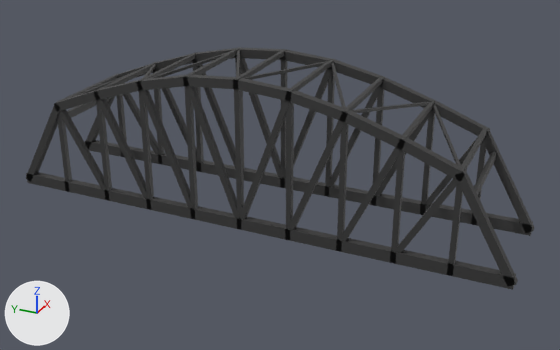
The FBX model unity/Assets/Models/Paths/p413/3/span.fbx, before and after one commit.
The view is the same before and after, from a 50 mm camera at (-50.2, -24.0, 27.7) aimed at (-0.4, -1.6, 2.8). The lights are fixed; the arrows at lower left show +X, +Y and +Z. The first picture is the older version. Where no turn or scale is listed for an object, it has been applied to the vertices.

Names of what the first picture shows: 'span.002'.
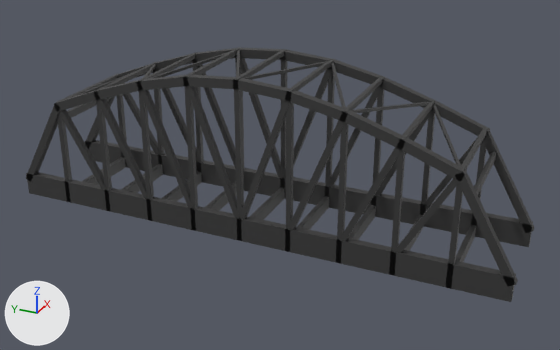
What differs and where, as boxes [x1, y1, x2, y2] in the pictures (560 x 350 px; the box of a moved part takes in the faces that stretch with it):
'span.002', reshaped: before [26, 47, 534, 290]; after [26, 47, 534, 302]
part 1 of me_p413_3_span, added: after [456, 224, 476, 262]
part 2 of me_p413_3_span, added: after [404, 215, 424, 251]
part 3 of me_p413_3_span, added: after [348, 205, 376, 240]
part 4 of me_p413_3_span, added: after [297, 196, 329, 230]
part 5 of me_p413_3_span, added: after [250, 188, 285, 220]
part 6 of me_p413_3_span, added: after [205, 181, 237, 210]
part 7 of me_p413_3_span, added: after [162, 172, 202, 202]
part 8 of me_p413_3_span, added: after [121, 164, 163, 193]
part 9 of me_p413_3_span, added: after [82, 157, 126, 185]
part 10 of me_p413_3_span, moved or reshaped: before [26, 173, 516, 290]; after [26, 173, 516, 302]
part 11 of me_p413_3_span, moved or reshaped: before [85, 141, 533, 236]; after [85, 141, 533, 247]

Edits to the bpy script that builds the scene:
```text
Change me_p413_3_span:
    used by ob_span_002; location = (0.0, 0.0, 0.0)
    remove me_p413_3_span.from_pydata(...)  # 744 vertices, 558 faces; spans x -4.3..4.3, y -20.4..20.4, z -0.4..11.4
    add me_p413_3_span.from_pydata(...)  # 816 vertices, 612 faces; spans x -4.3..4.3, y -20.4..20.4, z -1.4..11.4
    me_p413_3_span part 1: a new loose piece, a box spanning x -4.2..4.2, y -16.2..-15.8, z -1.4..-0.42, in mat_path_paint (dark grey #4f4f4f)
    me_p413_3_span part 2: a new loose piece, a box spanning x -4.2..4.2, y -12.2..-11.8, z -1.4..-0.42, in mat_path_paint (dark grey #4f4f4f)
    me_p413_3_span part 3: a new loose piece, a box spanning x -4.2..4.2, y -8.2..-7.8, z -1.4..-0.42, in mat_path_paint (dark grey #4f4f4f)
    me_p413_3_span part 4: a new loose piece, a box spanning x -4.2..4.2, y -4.2..-3.8, z -1.4..-0.42, in mat_path_paint (dark grey #4f4f4f)
    me_p413_3_span part 5: a new loose piece, a box spanning x -4.2..4.2, y -0.2..0.2, z -1.4..-0.42, in mat_path_paint (dark grey #4f4f4f)
    me_p413_3_span part 6: a new loose piece, a box spanning x -4.2..4.2, y 3.8..4.2, z -1.4..-0.42, in mat_path_paint (dark grey #4f4f4f)
    me_p413_3_span part 7: a new loose piece, a box spanning x -4.2..4.2, y 7.8..8.2, z -1.4..-0.42, in mat_path_paint (dark grey #4f4f4f)
    me_p413_3_span part 8: a new loose piece, a box spanning x -4.2..4.2, y 11.8..12.2, z -1.4..-0.42, in mat_path_paint (dark grey #4f4f4f)
    me_p413_3_span part 9: a new loose piece, a box spanning x -4.2..4.2, y 15.8..16.2, z -1.4..-0.42, in mat_path_paint (dark grey #4f4f4f)
    me_p413_3_span part 10
    40 vertices in x -4.3..-3.7, y -20.2..20.2, z -0.4 move by (0.0, 0.0, -1.0)
    me_p413_3_span part 11
    40 vertices in x 3.7..4.3, y -20.2..20.2, z -0.4 move by (0.0, 0.0, -1.0)
```
